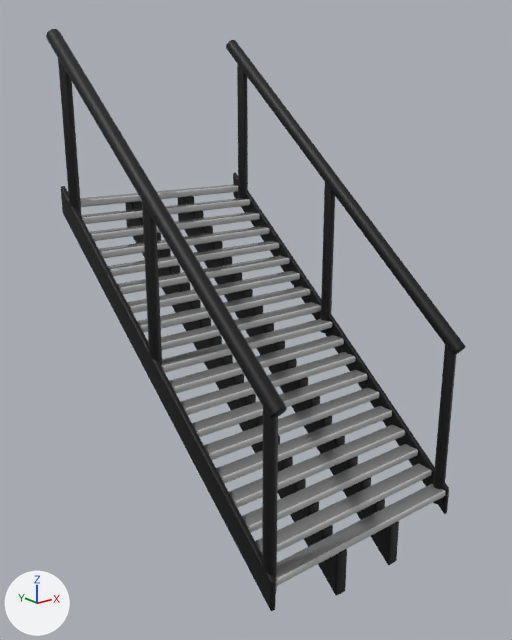
Two versions of the FBX model src/LDJam54/Assets/Art/Meshes/SM_Env_Stairs_Half_001.fbx, one commit apart.
One viewpoint serves both versions: a 50 mm lens placed at (0.85, -12.38, 2.63), pointed at (3.74, -8.77, 1.18). Arrows for +X, +Y and +Z are at lower left; the lights stay in place.

In view in the first picture: 'StraightStair003'.
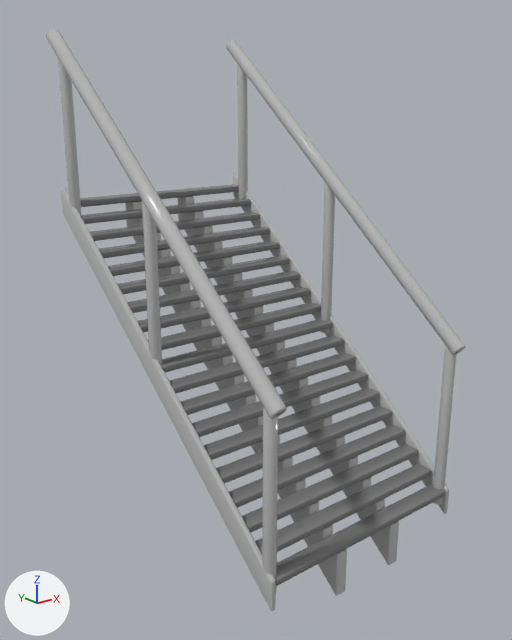
The newer file is also turned or shifted as a whole; pictures and numbers use the older file's frame.

Pixel boxes (x1, y1, x2, y2) of what changed, in the pictures (512 x 640 px):
part 1 of me_mesh, recoloured: (80, 186, 435, 586) in both
part 2 of me_mesh, recoloured: (84, 186, 445, 579) in both
part 3 of me_mesh, recoloured (black to grey): (58, 59, 162, 364) in both
part 4 of me_mesh, recoloured (black to grey): (237, 64, 335, 333) in both
part 5 of me_mesh, recoloured (black to grey): (262, 407, 278, 590) in both
part 6 of me_mesh, recoloured (black to grey): (433, 345, 457, 504) in both
part 7 of me_mesh, recoloured (black to grey): (46, 29, 466, 419) in both
part 8 of me_mesh, recoloured (black to grey): (125, 196, 399, 596) in both
part 9 of me_mesh, recoloured (black to grey): (61, 173, 449, 611) in both

The change in detail:
me_mesh has 1144 vertices, 2164 faces and spans x -0.05..1.55, y 0.1..2.53, z -0.24..3.07.
me_mesh is used by ob_straightstair003; location (3.0, -10.0, 0.0).
me_mesh part 1: 114 of the faces centred in x 0.0..0.5, y 0.12..2.38, z 0.06..1.93 switch from mat_material__38 (grey #bcbcbc) to mat_material__37 (grey #7a7a7a).
me_mesh part 2: 57 of the faces centred in x 1.0, y 0.12..2.38, z 0.05..1.92 switch from mat_material__38 (grey #bcbcbc) to mat_material__37 (grey #7a7a7a).
me_mesh part 3: 40 of the faces centred in x -0.04..0.04, y 1.29..2.4, z 1.3..2.53 switch from mat_material__35_slot__3 (black #000000) to mat_material__38 (grey #bcbcbc).
me_mesh part 4: 40 of the faces centred in x 1.46..1.54, y 1.29..2.4, z 1.3..2.53 switch from mat_material__35_slot__3 (black #000000) to mat_material__38 (grey #bcbcbc).
me_mesh part 5: 20 of the faces centred in x -0.04..0.04, y 0.15..0.23, z 0.37..0.75 switch from mat_material__35_slot__3 (black #000000) to mat_material__38 (grey #bcbcbc).
me_mesh part 6: 20 of the faces centred in x 1.46..1.54, y 0.15..0.23, z 0.37..0.75 switch from mat_material__35_slot__3 (black #000000) to mat_material__38 (grey #bcbcbc).
me_mesh part 7: all 72 faces that had it switch from mat_material__35_slot__5 (black #000000) to mat_material__38 (grey #bcbcbc).
me_mesh part 8: all 952 faces that had it switch from mat_material__35_slot__6 (black #000000) to mat_material__38 (grey #bcbcbc).
me_mesh part 9: all 88 faces that had it switch from mat_material__35_slot__7 (black #000000) to mat_material__38 (grey #bcbcbc).
